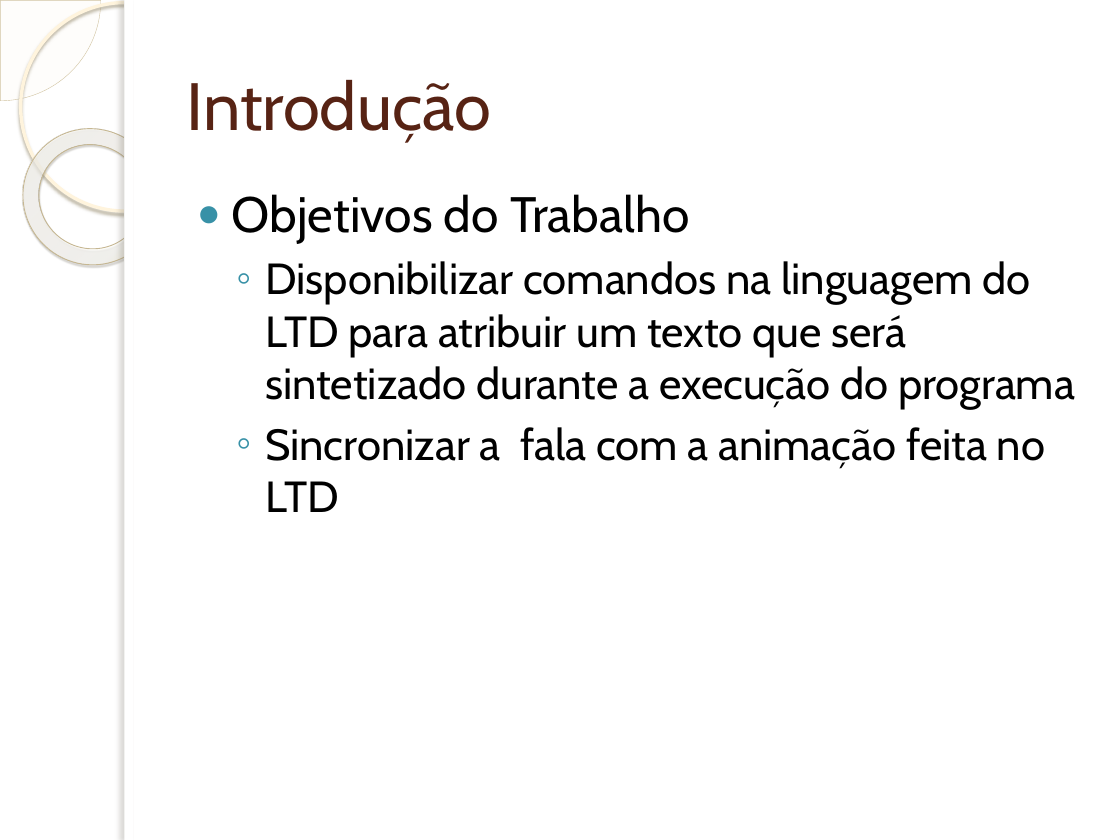
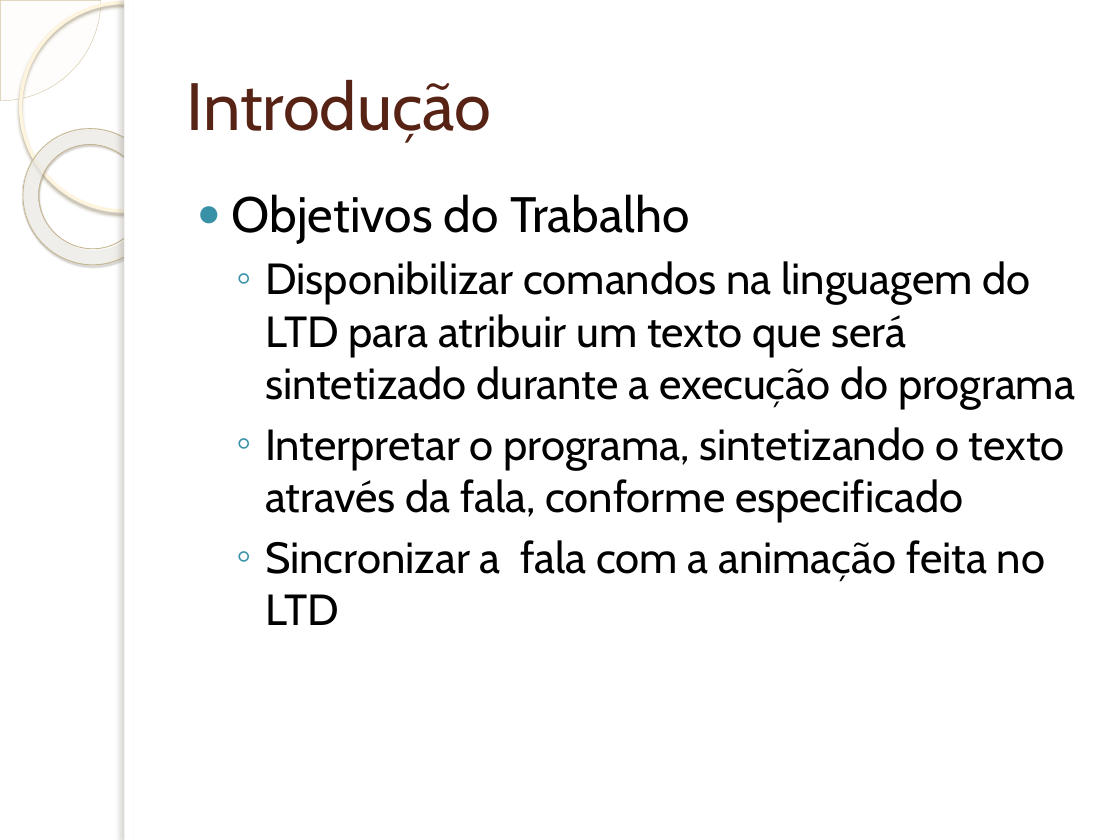
Before and after one commit to wendeldavid/soundwave, a slide deck: slide 3 of docs/tcc/Implementação de Suporta à Programação e Interpretação da.pptx. Drawn at 1120x840 pixels with LibreOffice and Linux fonts; fonts in the diff are those of the drawing; background and template pictures are left out. Boxes give left, top, right and bottom in pixels: in the first picture for what was removed or moved away, otherwise in the second. Text is boxed around its words. In the diff, an @@ line names an element or a change of style, - is before the commit and + after.

```diff
--- a/docs/tcc/Implementação de Suporta à Programação e Interpretação da.pptx
+++ b/docs/tcc/Implementação de Suporta à Programação e Interpretação da.pptx
@@ text at [265,427,1065,522]: paragraph added @@
+  ◦ Interpretar o programa, sintetizando o texto através da fala, conforme especificado
```
Also in this commit, not shown: 2 other slides changed, 9 slides added, 1 slide removed.
